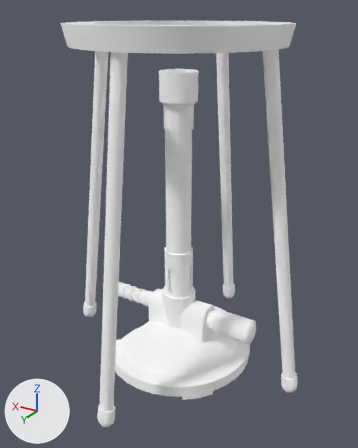
An edit to the glTF model assets/build/mobile/props/bunsen_burner.glb, drawn before and after from the same camera.
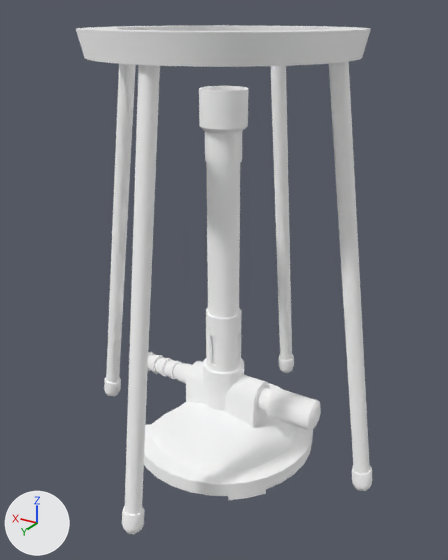
The first picture shows the older version from a 50 mm lens placed at (-0.12, 0.199, 0.178), pointed at (-0.002, 0.003, 0.079). The close-ups show the older and then the newer version on the part from 0% to 100% of the width and 0% to 100% of the height of that picture. Only the edits that show in the close-ups are written down. Every picture has the same lights, and +X, +Y and +Z are marked at lower left. Where no turn or scale is listed for an object, it has been applied to the vertices. Vertices at exactly the same position are counted once.

The first close-up shows 'bunsen_burner', 'burner_stand'.
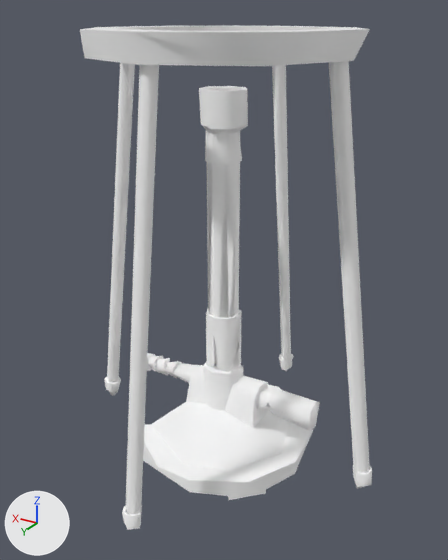
Where the newer file only moved an object's origin or applied its transform, the numbers keep the older frame.

What changed in the scene script:
```text
Change me_cylinder_037:
    used by ob_bunsen_burner; location = (0.0005, 0.0, 0.0765)
    remove me_cylinder_037.from_pydata(...)  # 852 vertices, 1588 faces; spans x -0.044..0.044, y -0.04..0.04, z -0.077..0.077
    add me_cylinder_037.from_pydata(...)  # 331 vertices, 630 faces; spans x -0.044..0.044, y -0.04..0.039, z -0.077..0.077
    me_cylinder_037 part 1: 10 vertices moved within x -0.001..0.044, y -0.007..0.002, z -0.054..-0.02; 530 vertices removed from x -0.044..0.044, y -0.04..0.04, z -0.077..0.077; 9 vertices added at x -0.008..0.007, y -0.008..0.006, z -0.037..0.077
Change me_cylinder_039:
    used by ob_burner_stand; location = (0.0, 0.0, 0.0866)
    remove me_cylinder_039.from_pydata(...)  # 527 vertices, 910 faces; spans x -0.069..0.069, y -0.069..0.069, z -0.087..0.087
    add me_cylinder_039.from_pydata(...)  # 206 vertices, 364 faces; spans x -0.069..0.069, y -0.069..0.069, z -0.087..0.087
    me_cylinder_039 part 2: 1 vertex moved within x 0.001, y 0.069, z -0.082; 328 vertices removed from x -0.069..0.069, y -0.069..0.069, z -0.087..0.087; 7 vertices added at x -0.065..0.066, y -0.004..0.069, z -0.086..-0.076
```

What differs and where, as boxes (x1, y1, x2, y2) in the close-ups (448 x 560 px):
'burner_stand', reshaped: before (76, 25, 372, 534); after (80, 26, 372, 530)
'bunsen_burner', reshaped: before (144, 86, 321, 500); after (143, 86, 320, 500)
part 1 of me_cylinder_037, cut back (mostly hidden afterwards): before (144, 86, 321, 500); after (147, 87, 243, 407)
part 2 of me_cylinder_039, cut back: before (76, 25, 372, 534); after (106, 380, 141, 530)
